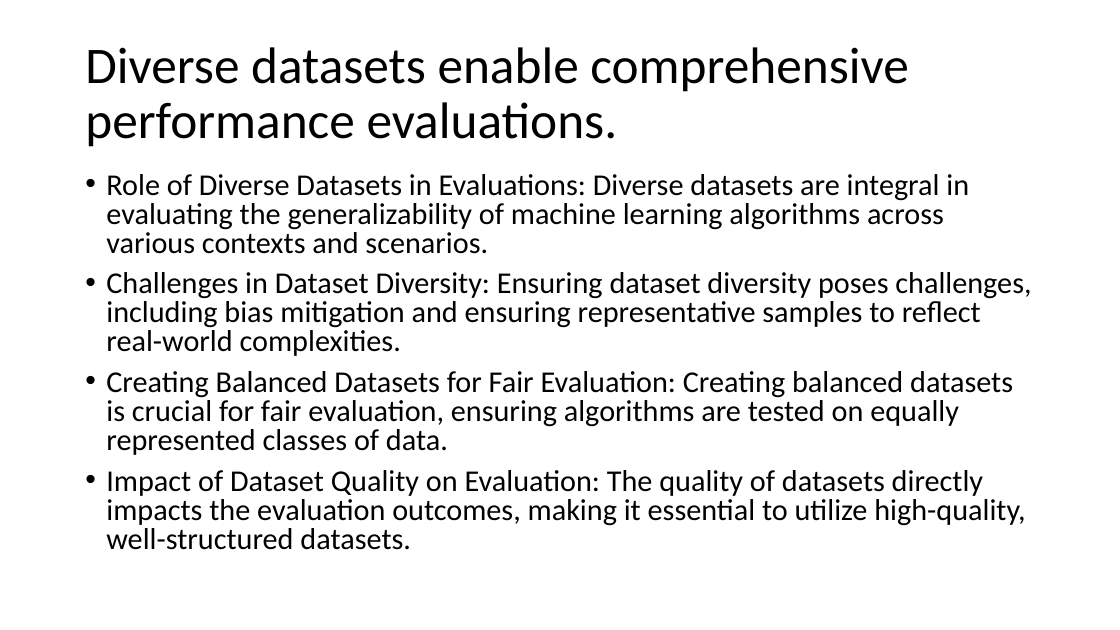
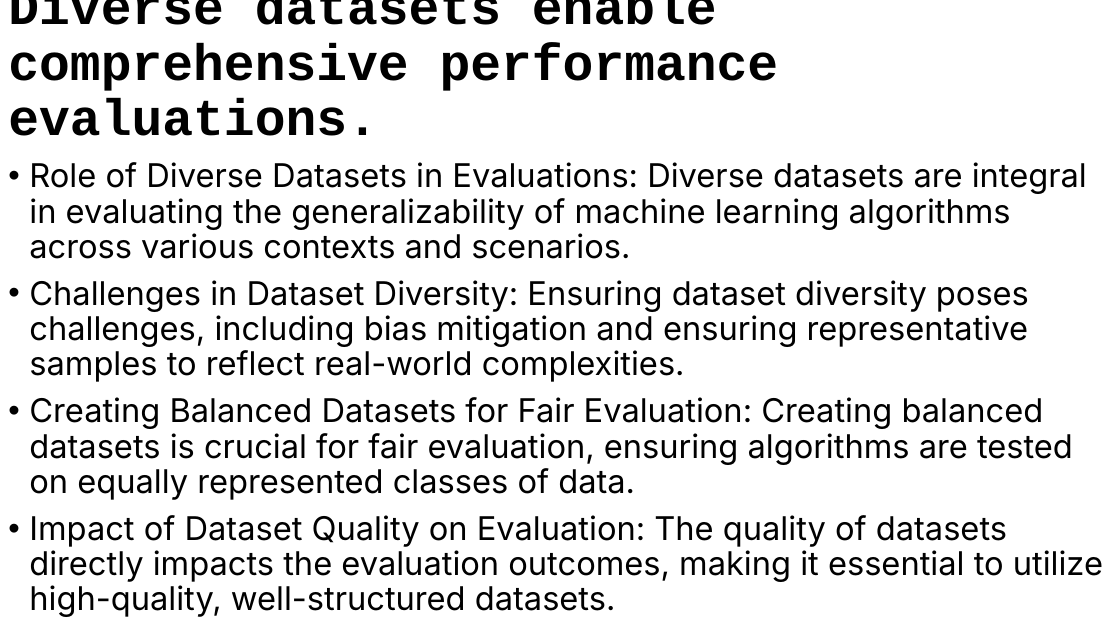
Before and after one commit to nteitsnik/ML_P2, a slide deck: slide 6 of Fake News Detection with Machine Learning.pptx (slide 10 before the commit). Drawn at 1120x630 pixels with LibreOffice and Linux fonts; fonts in the diff are those of the drawing. Boxes give left, top, right and bottom in pixels: in the first picture for what was removed or moved away, otherwise in the second. Text is boxed around its words. In the diff, an @@ line names an element or a change of style, - is before the commit and + after.

```diff
--- a/Fake News Detection with Machine Learning.pptx
+++ b/Fake News Detection with Machine Learning.pptx
@@ title "Diverse datasets enable comprehensive performance ...": place and size @@
-title "Diverse datasets enable comprehensive performance ..." at <box>85,47,909,147</box>
+title "Diverse datasets enable comprehensive performance ..." at <box>8,0,779,136</box>
@@ title "Diverse datasets enable comprehensive performance ..." at <box>8,0,779,136</box>: font Calibri to Courier New, bold on @@
@@ text "Role of Diverse Datasets in ...": place and size @@
-text "Role of Diverse Datasets in ..." at <box>106,174,1031,550</box>
+text "Role of Diverse Datasets in ..." at <box>29,162,1103,617</box>
@@ text "Role of Diverse Datasets in ..." at <box>29,162,1103,617</box>: size 25.9 to 28 pt, font Calibri to Inter; line spacing 0.8 to 0.9 @@
```
Also in this commit, not shown: 7 other slides changed, 13 slides added, 14 slides removed.
